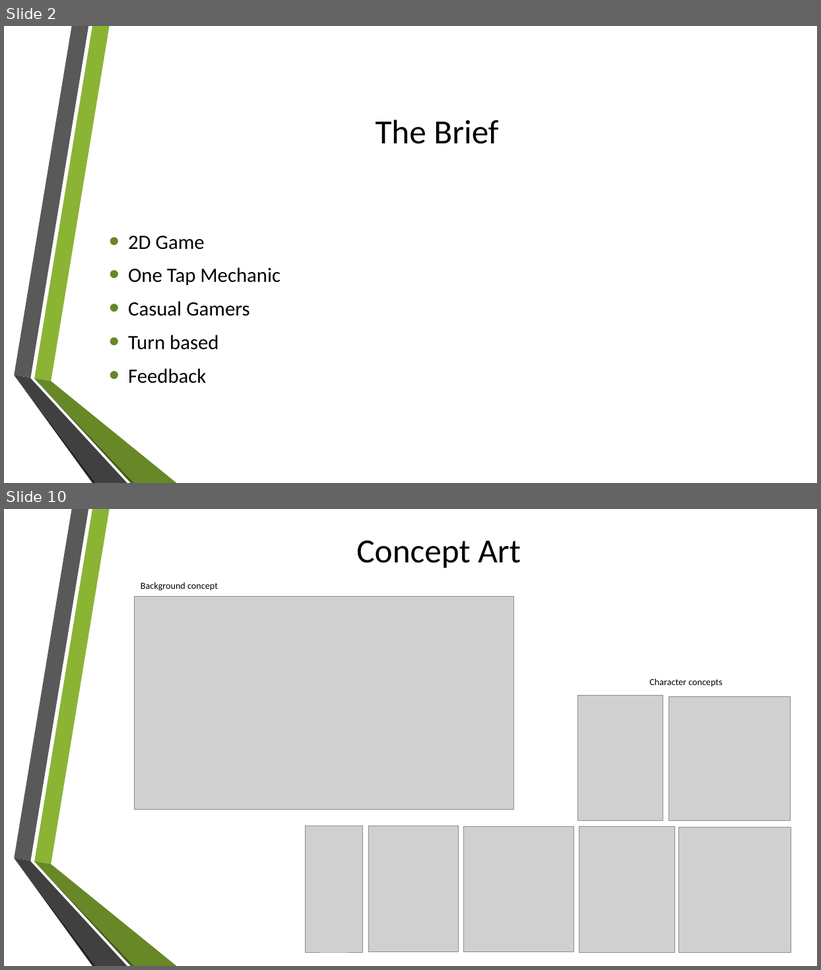
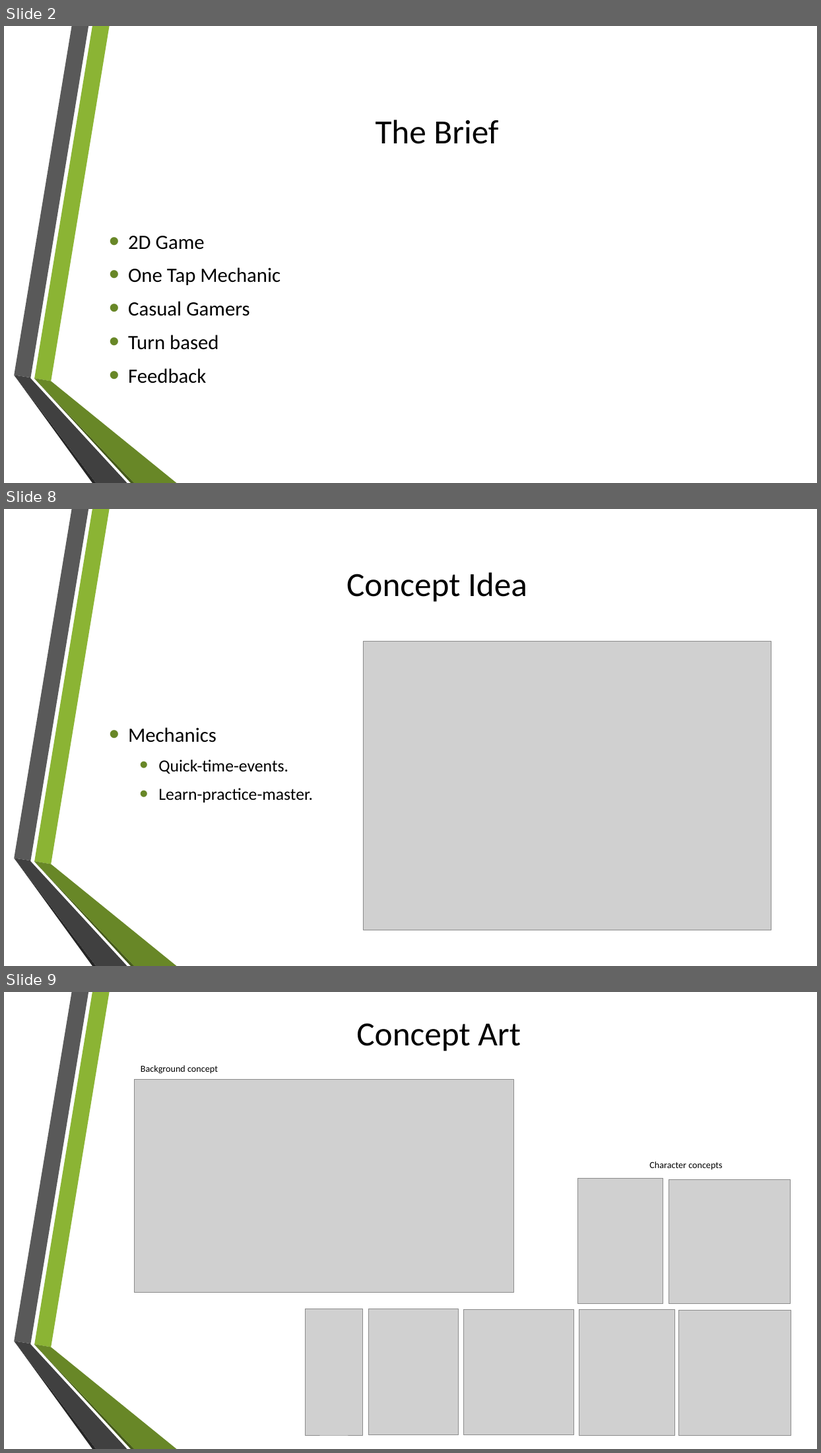
Before and after one commit to UoSGroupProjects1718/mgp-mpg-group-5, a slide deck: Management/Presentations/Initial presentation.pptx. Shown one above the other, each under a label of ours: slides 2 and 10 before the commit, slides 2, 8 and 9 after it; the slides between them are not shown. The pictures are 821x970 and 821x1453 pixels, drawn with LibreOffice and Linux fonts; fonts in the diff are those of the drawing; grey boxes stand for pictures; background and template pictures are left out. Boxes give left, top, right and bottom in pixels: in the first picture for what was removed or moved away, otherwise in the second. Text is boxed around its words. In the diff, an @@ line names an element or a change of style, - is before the commit and + after.

```diff
--- a/Management/Presentations/Initial presentation.pptx
+++ b/Management/Presentations/Initial presentation.pptx
@@ slide 8 added at (4,509,817,966), background picture (left out); not listed: 6 template elements that a slide beside it also shows @@
@@ title added at (347,572,527,602), 40 pt, text #000000 @@
+Concept Idea
@@ picture added at (363,642,772,930) @@
@@ text added at (128,727,313,803), 20 pt, text #000000 @@
+• Mechanics
+  • Quick-time-events.
+  • Learn-practice-master.
@@ what was slide 10 is now slide 9 @@
```
Also in this commit, not shown: 5 slides changed, 1 slide removed.
